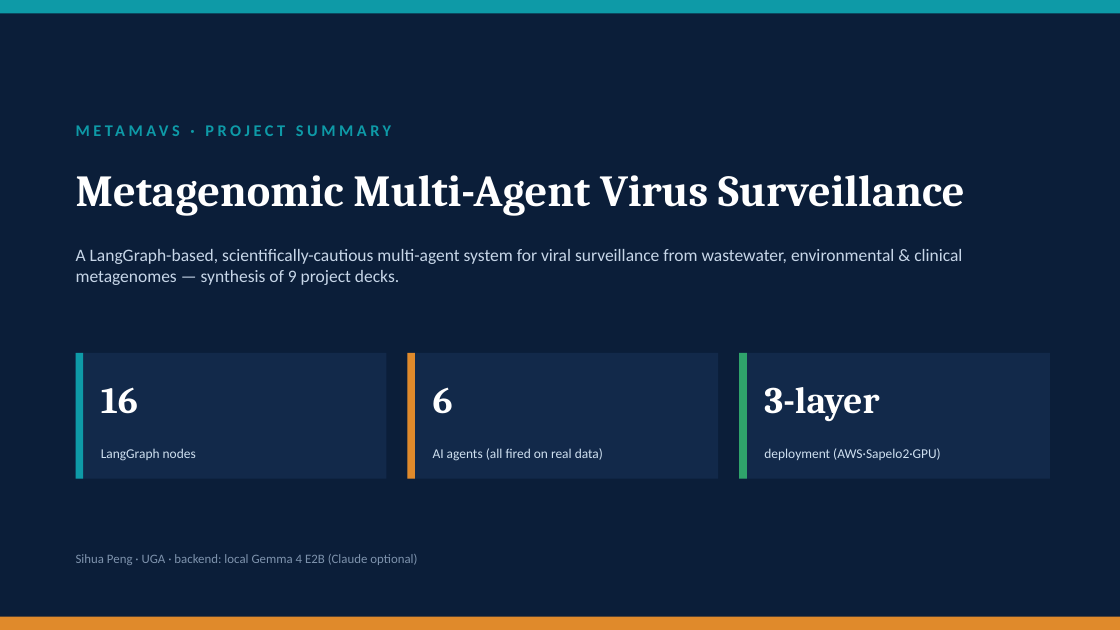
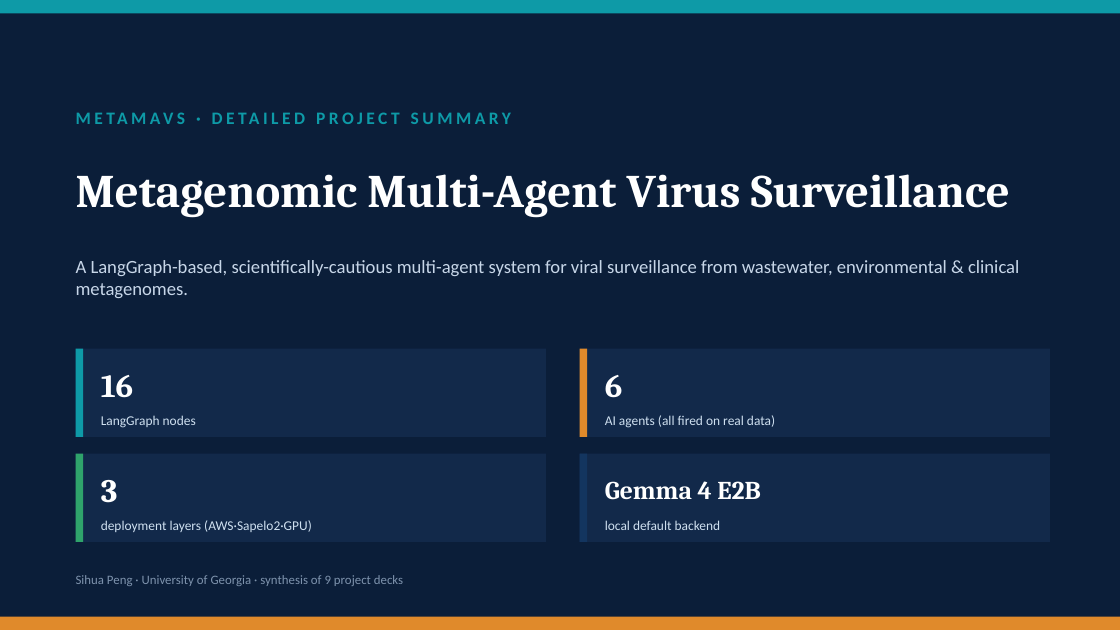
Before and after one commit to pengsihua2023/MetaMAVS, a slide deck: slide 1 of summary-MetaMAVS.pptx. Drawn at 1120x630 pixels with LibreOffice and Linux fonts; fonts in the diff are those of the drawing. Boxes give left, top, right and bottom in pixels: in the first picture for what was removed or moved away, otherwise in the second. Text is boxed around its words. In the diff, an @@ line names an element or a change of style, - is before the commit and + after.

```diff
--- a/summary-MetaMAVS.pptx
+++ b/summary-MetaMAVS.pptx
@@ text at bbox=[76, 101, 1042, 134]: text changed; size 14 to 15 pt @@
-METAMAVS · PROJECT SUMMARY
+METAMAVS · DETAILED PROJECT SUMMARY
@@ text "Metagenomic Multi-Agent Virus Surveillance" at bbox=[76, 174, 1010, 218]: size 38 to 40 pt @@
@@ text at bbox=[76, 260, 1019, 298]: text changed; size 15 to 16 pt @@
-A LangGraph-based, scientifically-cautious multi-agent system for viral surveillance from wastewater, environmental & clinical metagenomes — synthesis of 9 project decks.
+A LangGraph-based, scientifically-cautious multi-agent system for viral surveillance from wastewater, environmental & clinical metagenomes.
@@ rectangle: place and size @@
-rectangle at bbox=[76, 353, 83, 479]
+rectangle at bbox=[76, 349, 83, 437]
@@ rectangle: place and size @@
-rectangle at bbox=[76, 353, 386, 479]
+rectangle at bbox=[76, 349, 546, 437]
@@ rectangle: place and size @@
-rectangle at bbox=[408, 353, 415, 479]
+rectangle at bbox=[580, 349, 587, 437]
@@ rectangle: place and size @@
-rectangle at bbox=[408, 353, 718, 479]
+rectangle at bbox=[580, 349, 1050, 437]
@@ text "16": place and size @@
-text "16" at bbox=[101, 387, 138, 414]
+text "16" at bbox=[101, 375, 134, 398]
@@ text "16" at bbox=[101, 375, 134, 398]: size 32 to 28 pt @@
@@ text "6" at bbox=[605, 375, 623, 398]: size 32 to 28 pt @@
@@ text "6": place and size @@
-text "6" at bbox=[433, 387, 453, 414]
+text "6" at bbox=[605, 375, 623, 398]
@@ text "LangGraph nodes": place and size @@
-text "LangGraph nodes" at bbox=[101, 448, 196, 461]
+text "LangGraph nodes" at bbox=[101, 415, 196, 428]
@@ text "AI agents (all fired on ...": place and size @@
-text "AI agents (all fired on ..." at bbox=[433, 448, 603, 461]
+text "AI agents (all fired on ..." at bbox=[605, 415, 775, 428]
@@ rectangle: place and size @@
-rectangle at bbox=[739, 353, 747, 479]
+rectangle at bbox=[76, 454, 83, 542]
@@ rectangle: place and size @@
-rectangle at bbox=[739, 353, 1050, 479]
+rectangle at bbox=[76, 454, 546, 542]
@@ rectangle added at bbox=[580, 454, 1050, 542], fill #12294A @@
@@ rectangle added at bbox=[580, 454, 587, 542], fill #13355F @@
@@ text at bbox=[101, 480, 118, 503]: text changed; size 32 to 28 pt @@
-3-layer
+3
@@ text added at bbox=[605, 481, 761, 500], 22 pt, text #FFFFFF, bold @@
+Gemma 4 E2B
@@ text at bbox=[101, 520, 312, 532]: text changed @@
-deployment (AWS·Sapelo2·GPU)
+deployment layers (AWS·Sapelo2·GPU)
@@ text added at bbox=[605, 520, 721, 530], 11.5 pt, text #CFE0F0 @@
+local default backend
@@ text removed at bbox=[76, 554, 417, 565] @@
-Sihua Peng · UGA · backend: local Gemma 4 E2B (Claude optional)
@@ text added at bbox=[76, 575, 403, 586], 11 pt, text #7E93AD @@
+Sihua Peng · University of Georgia · synthesis of 9 project decks
```
Also in this commit, not shown: 1 other slide changed, 38 slides added, 4 slides removed, 1 other file.
